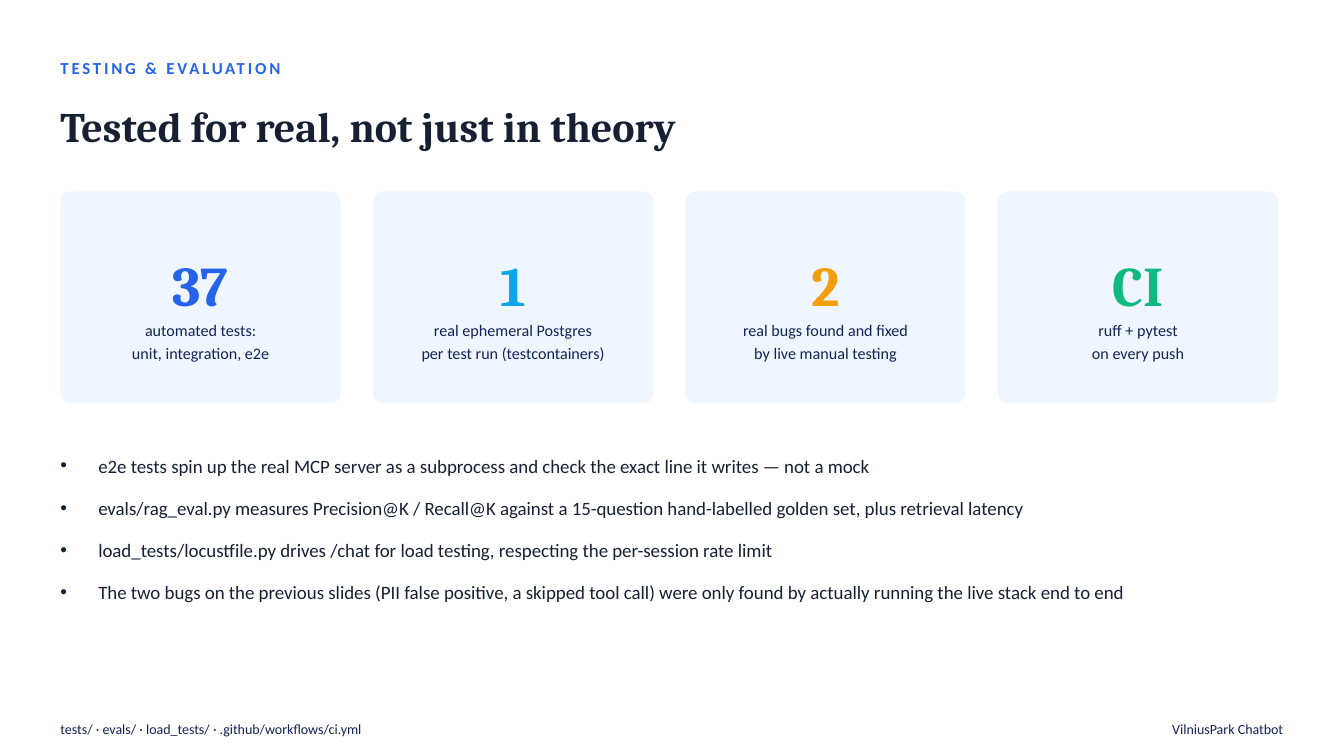
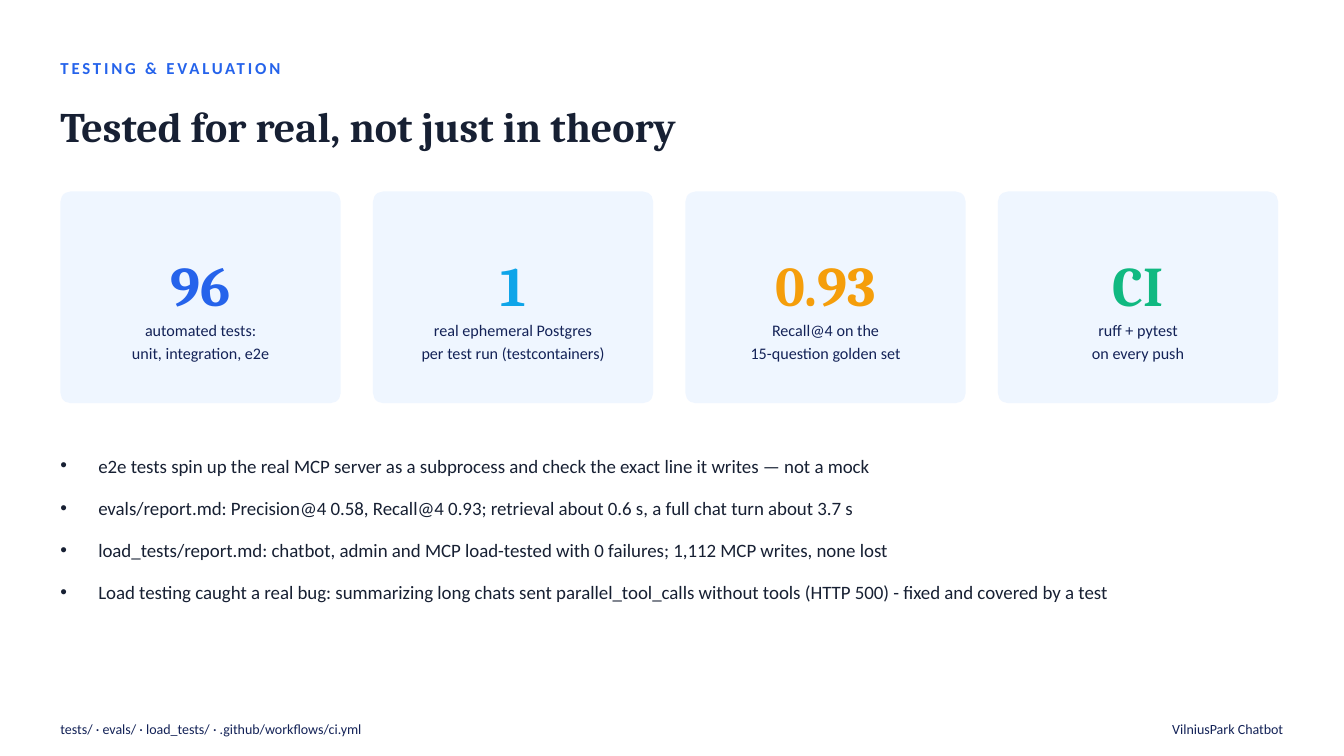
Before and after one commit to FastSnakeEyes/parking-reservation-chatbot, a slide deck: slide 11 of docs/presentation.pptx. Drawn at 1344x756 pixels with LibreOffice and Linux fonts; fonts in the diff are those of the drawing. Boxes give left, top, right and bottom in pixels: in the first picture for what was removed or moved away, otherwise in the second. Text is boxed around its words. In the diff, an @@ line names an element or a change of style, - is before the commit and + after.

```diff
--- a/docs/presentation.pptx
+++ b/docs/presentation.pptx
@@ text at (171, 268, 231, 307): text changed @@
-37
+96
@@ text at (775, 268, 876, 307): text changed @@
-2
+0.93
@@ text at (751, 324, 901, 362): text changed @@
-real bugs found and fixed
-by live manual testing
+Recall@4 on the
+15-question golden set
@@ text at (98, 502, 1107, 603): text changed @@
-• evals/rag_eval.py measures Precision@K / Recall@K against a 15-question hand-labelled golden set, plus retrieval latency
-• load_tests/locustfile.py drives /chat for load testing, respecting the per-session rate limit
-• The two bugs on the previous slides (PII false positive, a skipped tool call) were only found by actually running the live stack end to end
+• evals/report.md: Precision@4 0.58, Recall@4 0.93; retrieval about 0.6 s, a full chat turn about 3.7 s
+• load_tests/report.md: chatbot, admin and MCP load-tested with 0 failures; 1,112 MCP writes, none lost
+• Load testing caught a real bug: summarizing long chats sent parallel_tool_calls without tools (HTTP 500) - fixed and covered by a test
```
Also in this commit, not shown: 7 other slides changed, 22 other files.
